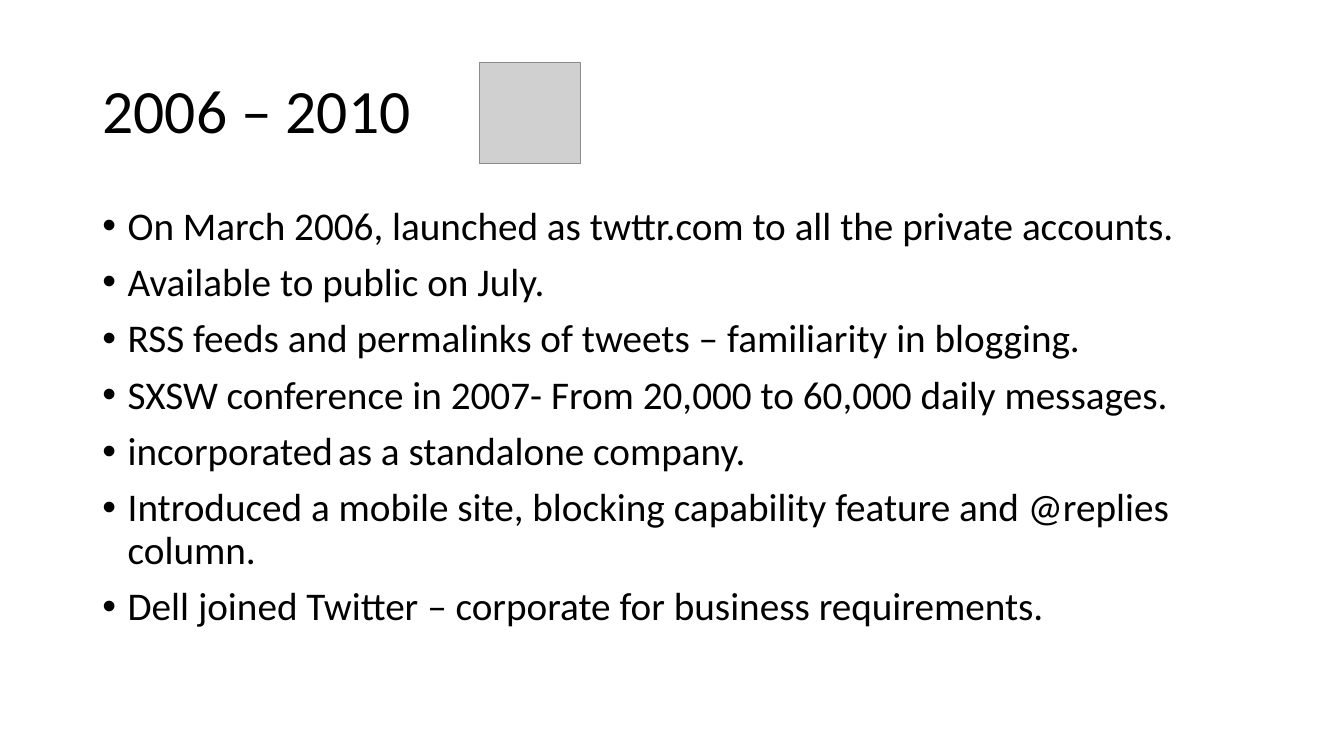
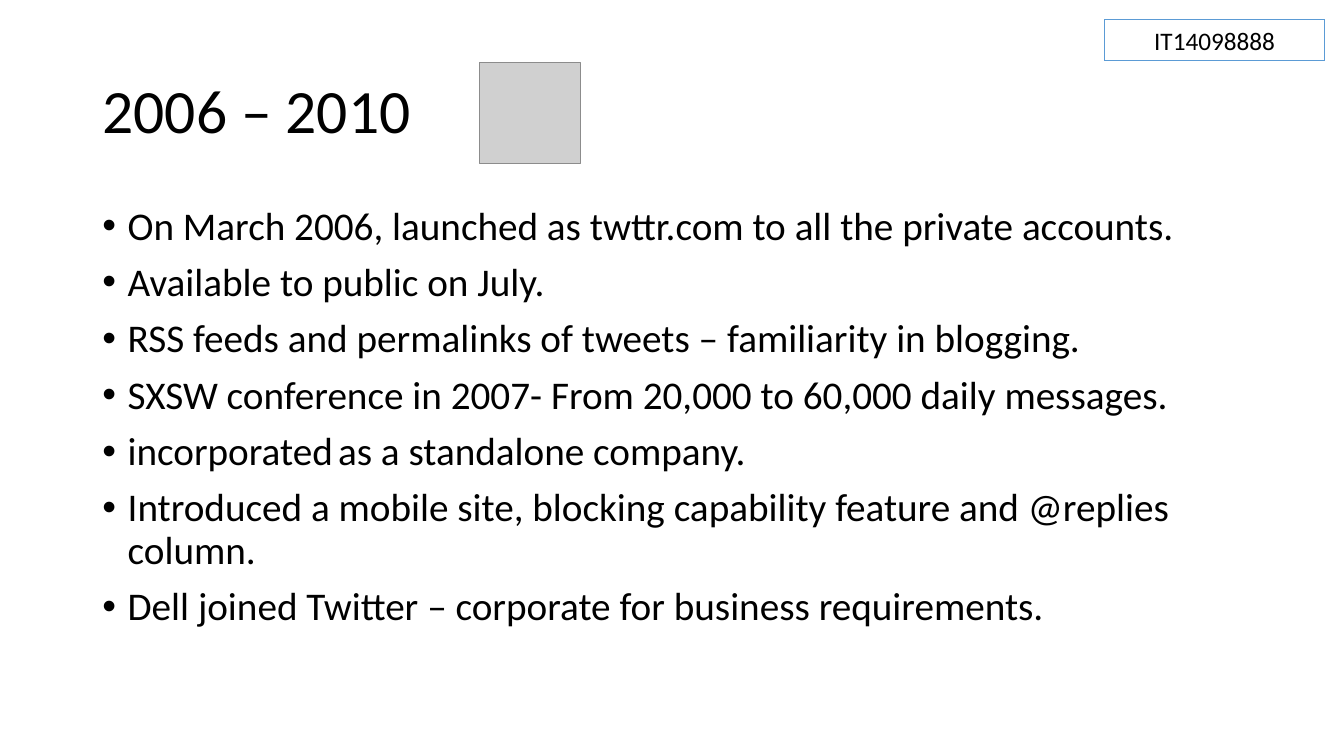
Before and after one commit to Sajith16/SACaseStudy, a slide deck: slide 4 of DSN-QRL-GR2.pptx. Drawn at 1344x756 pixels with LibreOffice and Linux fonts; fonts in the diff are those of the drawing; grey boxes stand for pictures. Boxes give left, top, right and bottom in pixels: in the first picture for what was removed or moved away, otherwise in the second. Text is boxed around its words. In the diff, an @@ line names an element or a change of style, - is before the commit and + after.

Commit message:
Add ur slides here

```diff
--- a/DSN-QRL-GR2.pptx
+++ b/DSN-QRL-GR2.pptx
@@ rectangle added at bbox=[1104, 20, 1325, 60], outline #5B9BD5 0.75 pt, 18 pt, text #000000 @@
+IT14098888
```
